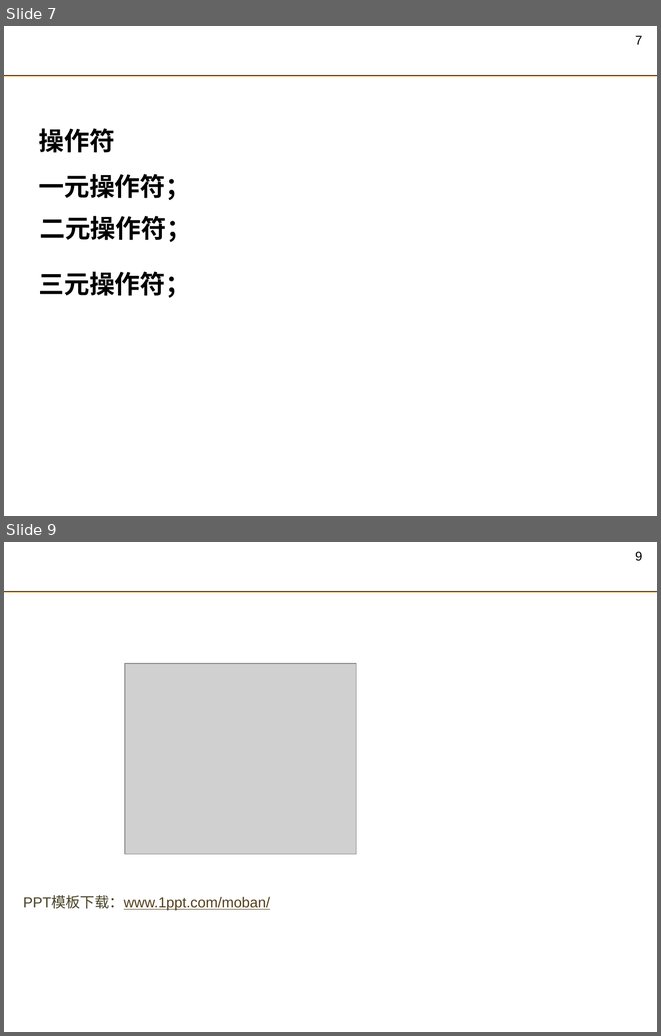
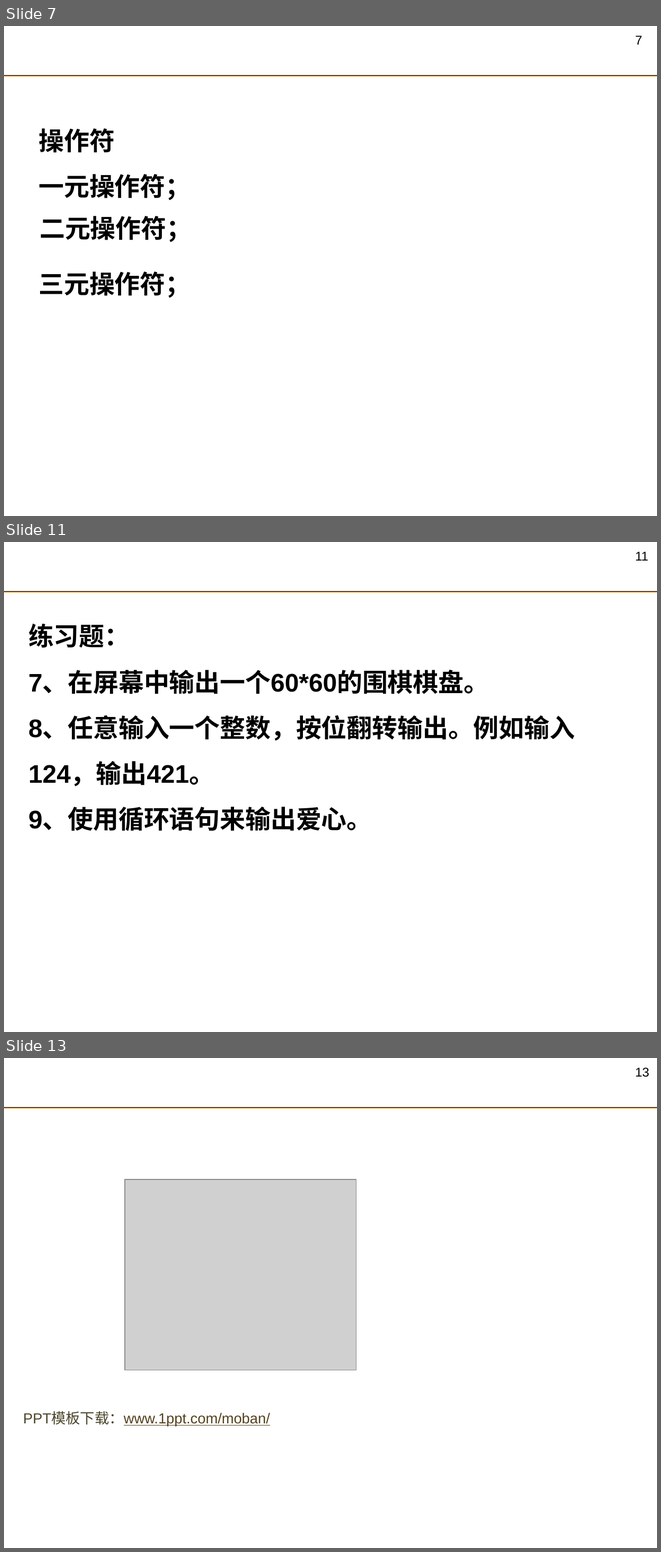
Before and after one commit to njcit-Liu/C-Plus-Sources, a slide deck: C++课件_阶段复习.pptx. Shown one above the other, each under a label of ours: slides 7 and 9 before the commit, slides 7, 11 and 13 after it; the slides between them are not shown. The pictures are 661x1036 and 661x1552 pixels, drawn with LibreOffice and Linux fonts; fonts in the diff are those of the drawing; grey boxes stand for pictures; background and template pictures are left out. Boxes give left, top, right and bottom in pixels: in the first picture for what was removed or moved away, otherwise in the second. Text is boxed around its words. In the diff, an @@ line names an element or a change of style, - is before the commit and + after.

```diff
--- a/C++课件_阶段复习.pptx
+++ b/C++课件_阶段复习.pptx
@@ slide 11 added at (x1=4, y1=542, x2=657, y2=1032), background picture (left out); not listed: 3 template elements that a slide beside it also shows @@
@@ text added at (x1=28, y1=624, x2=575, y2=831), 28 pt, text #000000, bold @@
+练习题：
+7、在屏幕中输出一个60*60的围棋棋盘。
+8、任意输入一个整数，按位翻转输出。例如输入124，输出421。
+9、使用循环语句来输出爱心。
@@ what was slide 9 is now slide 13 @@
@@ page number at (x1=635, y1=1068, x2=650, y2=1077): text changed @@
-9
+13
```
Also in this commit, not shown: 1 slide changed, 3 other slides added, 1 other file.
